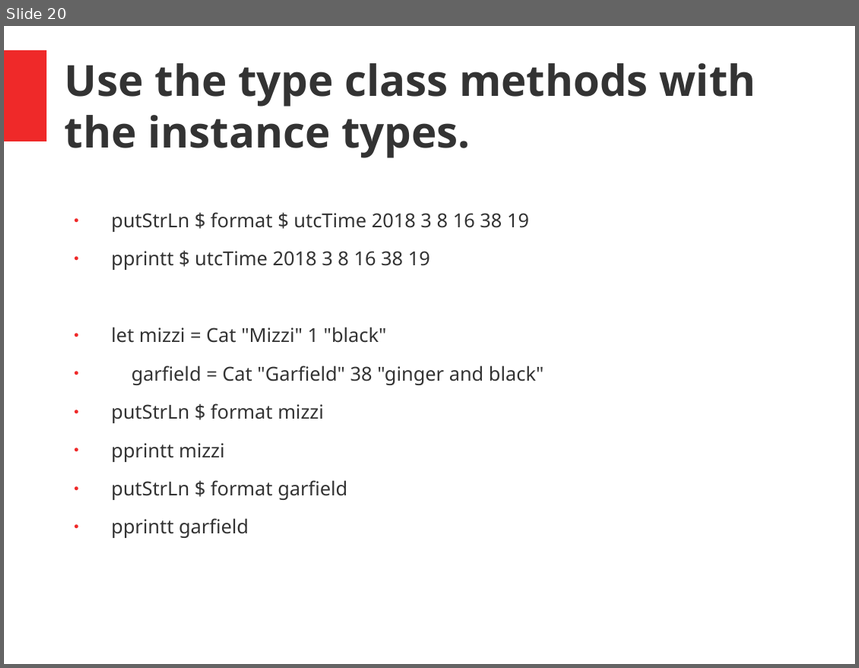
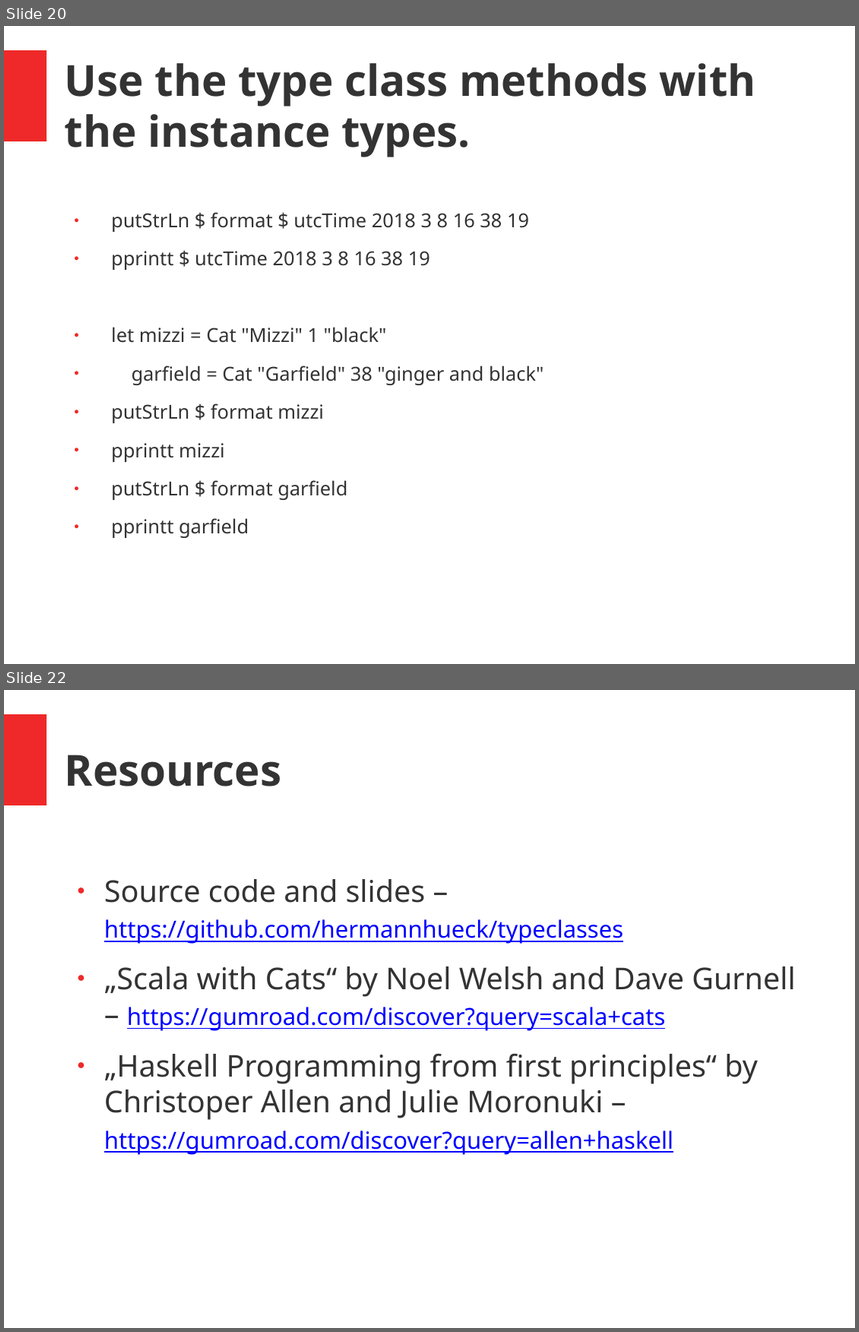
Before and after one commit to hermannhueck/typeclasses, a slide deck: Slides/TypeClasses.pptx. Shown one above the other, each under a label of ours: slide 20 before the commit, slides 20 and 22 after it; the slides between them are not shown. The pictures are 859x668 and 859x1332 pixels, drawn with LibreOffice and Linux fonts; fonts in the diff are those of the drawing. Boxes give left, top, right and bottom in pixels: in the first picture for what was removed or moved away, otherwise in the second. Text is boxed around its words. In the diff, an @@ line names an element or a change of style, - is before the commit and + after.

```diff
--- a/Slides/TypeClasses.pptx
+++ b/Slides/TypeClasses.pptx
@@ slide 22 added at [4, 690, 855, 1328], background #FFFFFF; not listed: 1 template element that a slide beside it also shows @@
@@ text added at [65, 755, 281, 787], 40 pt, text #333333, bold @@
+Resources
@@ text added at [104, 879, 795, 1155], 22 pt, text #0000FF, underline @@
+● Source code and slides – https://github.com/hermannhueck/typeclasses
+● „Scala with Cats“ by Noel Welsh and Dave Gurnell – https://gumroad.com/discover?query=scala+cats
+● „Haskell Programming from first principles“ by Christoper Allen and Julie Moronuki – https://gumroad.com/discover?query=allen+haskell
```
Also in this commit, not shown: 1 slide changed, 2 other slides added, 1 other file.
